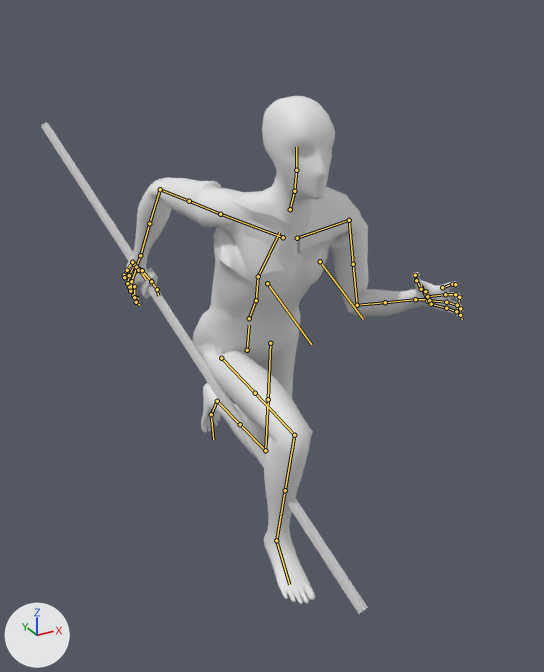
The glTF model assets/animations/biped/unarmed/run_mirrored.glb: old version first, new version second.
Both versions are drawn from a camera (50 mm lens) standing at (-1.06, -2.12, 2.06) and looking at (0.03, -0.14, 1.07). Every picture has the same lights, and +X, +Y and +Z are marked at lower left. The picture after the commit comes second. Both versions are drawn at frame 38 of the action 'Anim_0'; the numbers are the values there. The bones that change, and the others that lie on the model, are drawn over the model as lines.

Names of what the first picture shows: 'mesh_node', 'weapon'.
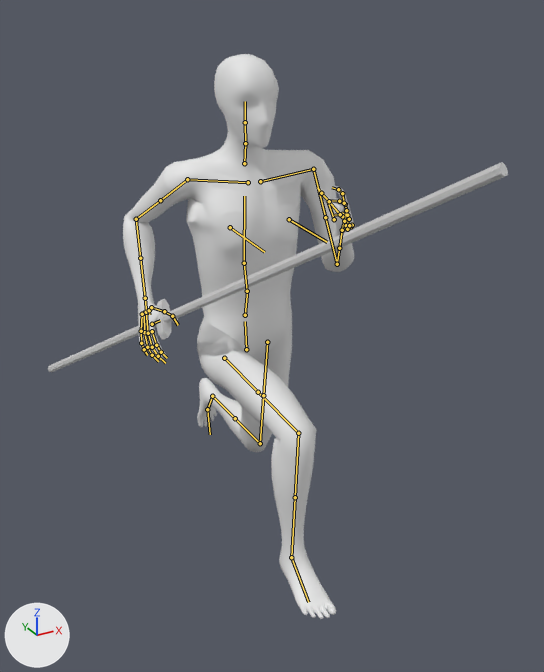
Changed parts and their boxes (x1, y1, x2, y2) in the pictures (544 x 672 px):
'mesh_node', posed (32% narrower, 11% taller)
    before: (122, 96, 464, 604)
    after: (123, 54, 355, 619)
'weapon', posed (41% wider, 57% shorter)
    before: (41, 123, 368, 614)
    after: (48, 162, 508, 372)
bone 'pelvis', root to tip
    before: (247, 350) to (249, 325)
    after: (246, 349) to (245, 321)
bone 'thigh.R', root to tip
    before: (221, 358) to (255, 393)
    after: (224, 358) to (258, 392)
bone 'shin.R', root to tip
    before: (294, 435) to (285, 490)
    after: (298, 433) to (295, 497)
bone 'thigh.L', root to tip
    before: (270, 343) to (268, 399)
    after: (267, 342) to (263, 395)
bone 'shin.L', root to tip
    before: (265, 450) to (240, 424)
    after: (260, 443) to (235, 418)
bone 'stomach_01', root to tip
    before: (249, 318) to (256, 300)
    after: (245, 315) to (247, 290)
bone 'stomach_02', root to tip
    before: (256, 300) to (258, 277)
    after: (247, 291) to (244, 263)
bone 'chest', root to tip
    before: (258, 276) to (279, 232)
    after: (244, 263) to (244, 196)
bone 'neck_01', root to tip
    before: (290, 209) to (294, 191)
    after: (244, 163) to (245, 143)
bone 'head', root to tip
    before: (296, 170) to (296, 147)
    after: (245, 122) to (245, 101)
bone 'clavicle.R', root to tip
    before: (283, 237) to (220, 214)
    after: (248, 182) to (187, 179)
bone 'upper_arm.R', root to tip
    before: (220, 214) to (189, 201)
    after: (187, 179) to (160, 200)
bone 'forearm.R', root to tip
    before: (160, 189) to (149, 223)
    after: (136, 219) to (140, 258)
bone 'clavicle.L', root to tip
    before: (297, 238) to (349, 220)
    after: (260, 181) to (313, 169)
bone 'upper_arm.L', root to tip
    before: (349, 220) to (353, 264)
    after: (313, 169) to (325, 217)
bone 'forearm.L', root to tip
    before: (357, 305) to (385, 302)
    after: (337, 264) to (339, 248)

What the commit changed:
Bone 'pelvis' (bone_pelvis) moves from (0.001, -0.058, 0.012) to (-0.002, -0.055, 0.012).
Bone 'pelvis' (bone_pelvis) turns from (9, -6, -1) to (-4, 16, -1) degrees about its own x, y and z.
Bone 'thigh.R' (bone_thigh_r) moves from (0.0, -0.001, -0.022) to (0.0, 0.0, 0.0).
Bone 'thigh.R' (bone_thigh_r) turns from (-95, -4, 2) to (-82, 18, 3) degrees about its own x, y and z.
Bone 'shin.R' (bone_shin_r) turns from (95, 0, 0) to (85, 0, 0) degrees about its own x, y and z.
Bone 'thigh.L' (bone_thigh_l) moves from (-0.005, 0.001, 0.021) to (0.0, 0.0, 0.0).
Bone 'thigh.L' (bone_thigh_l) turns from (5, -8, -4) to (20, 15, -4) degrees about its own x, y and z.
Bone 'shin.L' (bone_shin_l) turns from (76, 0, 0) to (73, 0, 0) degrees about its own x, y and z.
Bone 'stomach_01' (bone_stomach_01) turns from (7, 10, -2) to (0, -9, 3) degrees about its own x, y and z.
Bone 'stomach_02' (bone_stomach_02) moves from (0.001, -0.002, -0.001) to (-0.001, -0.001, 0.0).
Bone 'stomach_02' (bone_stomach_02) turns from (8, 4, 2) to (2, -4, -1) degrees about its own x, y and z.
Bone 'chest' (bone_chest) turns from (15, 4, 2) to (6, -3, 0) degrees about its own x, y and z.
Bone 'neck_01' (bone_neck_01) turns from (-21, -5, -1) to (0, 0, 0) degrees about its own x, y and z.
Bone 'head' (bone_head) turns from (-16, -7, 0) to (-2, 0, 0) degrees about its own x, y and z.
Bone 'clavicle.R' (bone_clavicle_r) moves from (0.0, 0.031, -0.004) to (0.0, 0.0, 0.0).
Bone 'clavicle.R' (bone_clavicle_r) turns from (-32, 5, 5) to (-16, -4, 3) degrees about its own x, y and z.
Bone 'upper_arm.R' (bone_upper_arm_r) turns from (-54, -31, 77) to (-39, -24, 66) degrees about its own x, y and z.
Bone 'forearm.R' (bone_forearm_r) turns from (59, 0, 0) to (85, 0, 0) degrees about its own x, y and z.
Bone 'clavicle.L' (bone_clavicle_l) moves from (0.0, -0.029, -0.009) to (0.0, 0.0, 0.0).
Bone 'clavicle.L' (bone_clavicle_l) turns from (25, -4, 2) to (21, 2, 7) degrees about its own x, y and z.
Bone 'upper_arm.L' (bone_upper_arm_l) turns from (27, -27, -86) to (20, -1, -79) degrees about its own x, y and z.
Bone 'forearm.L' (bone_forearm_l) turns from (112, 0, 0) to (114, 0, 0) degrees about its own x, y and z.
